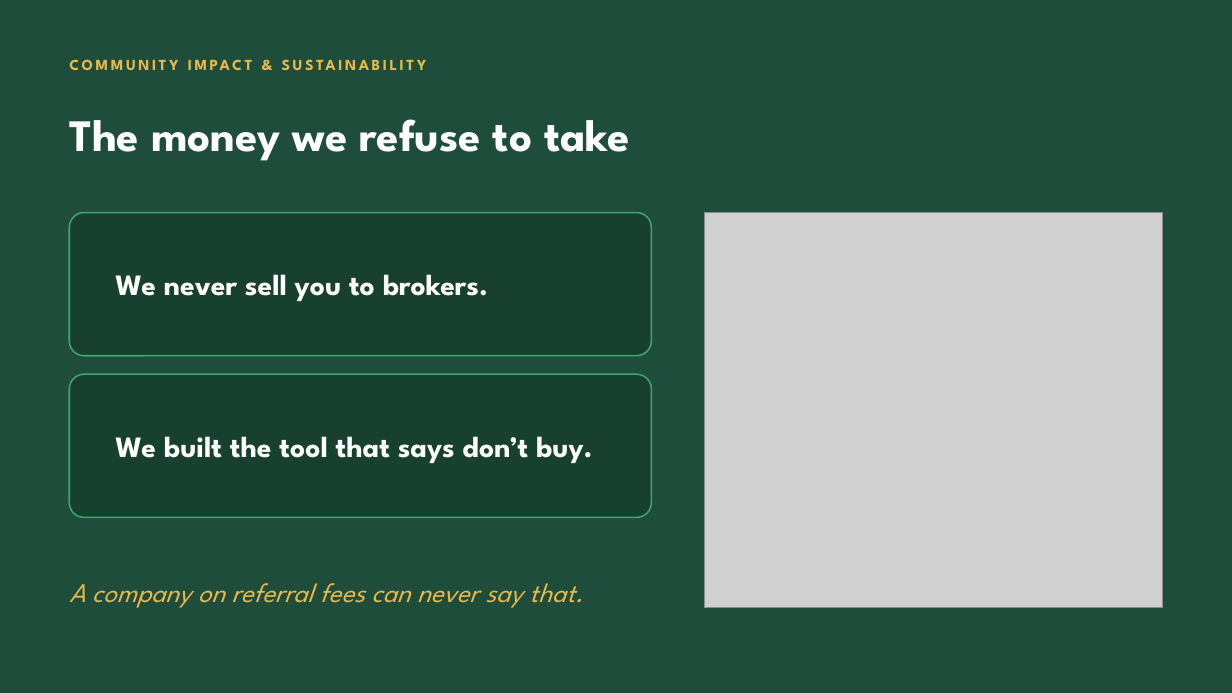
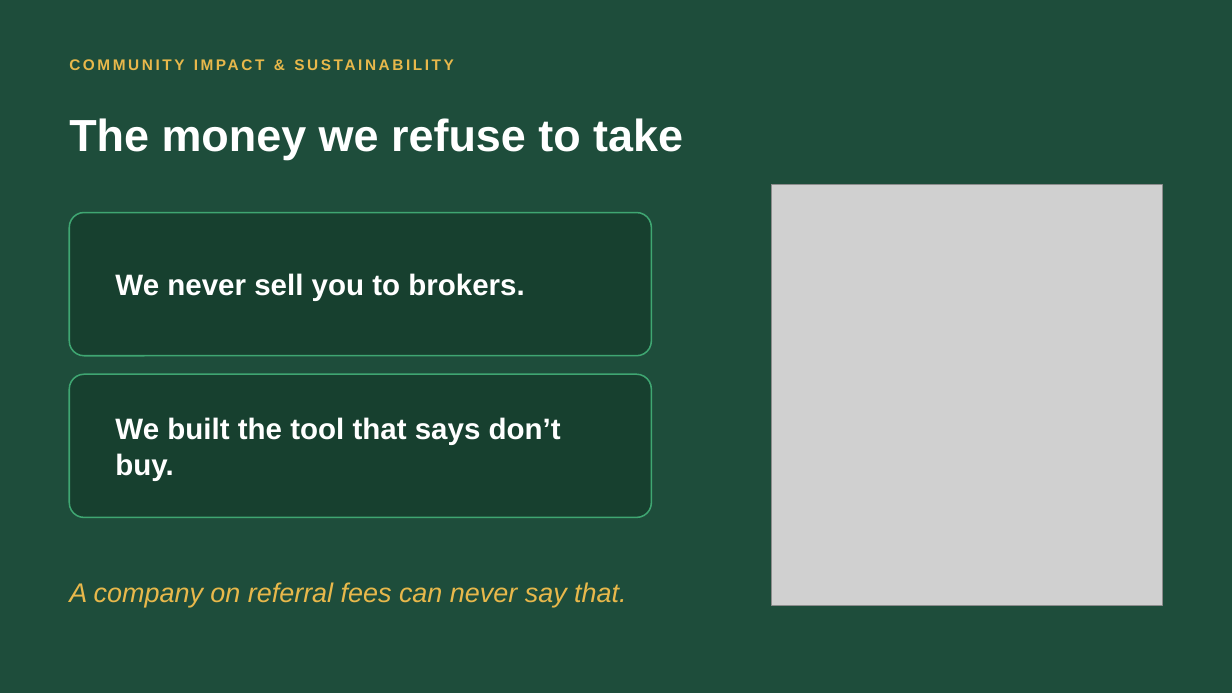
Before and after one commit to jasonmwong603/Claude-Code, a slide deck: slide 8 of apps/keydate/pitch/KeyDate-JCI-Edmonton.pptx. Drawn at 1232x693 pixels with LibreOffice and Linux fonts; fonts in the diff are those of the drawing; grey boxes stand for pictures. Boxes give left, top, right and bottom in pixels: in the first picture for what was removed or moved away, otherwise in the second. Text is boxed around its words. In the diff, an @@ line names an element or a change of style, - is before the commit and + after.

```diff
--- a/apps/keydate/pitch/KeyDate-JCI-Edmonton.pptx
+++ b/apps/keydate/pitch/KeyDate-JCI-Edmonton.pptx
@@ picture: place and size @@
-picture at [704, 213, 1163, 608]
+picture at [772, 185, 1163, 605]
@@ font League Spartan to Arial in 5 elements at [69, 51, 994, 79], [69, 118, 683, 160], [115, 273, 524, 301], [115, 417, 561, 481], [69, 582, 626, 607] @@
```
Also in this commit, not shown: 9 other slides changed, 8 other files.
